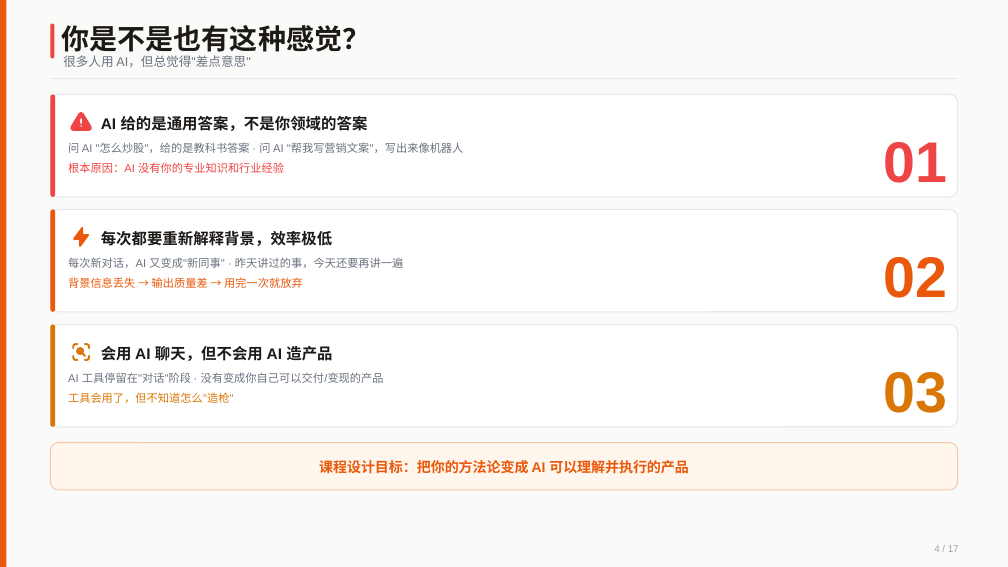
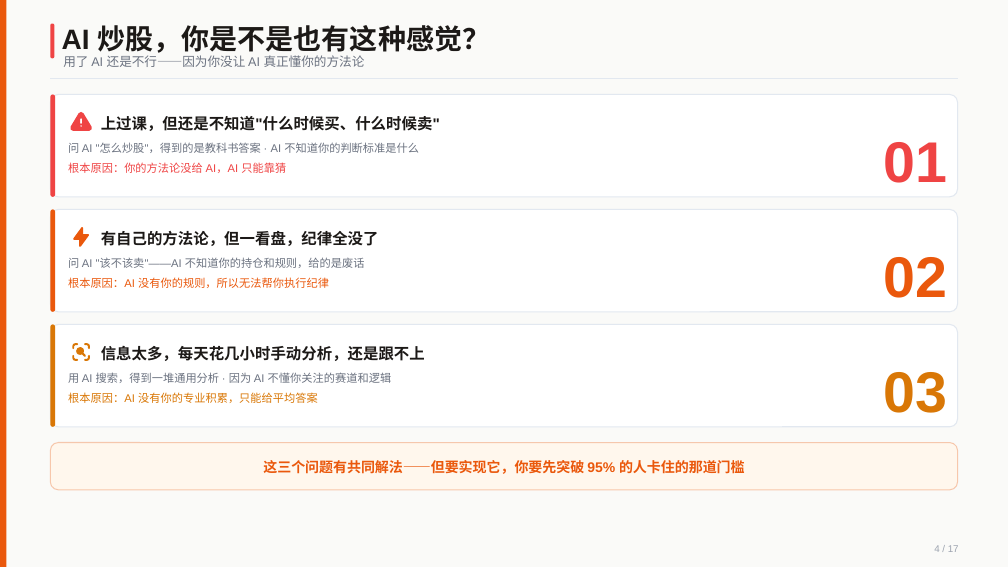
Before and after one commit to austinxyz/course-portal, a slide deck: slide 4 of dl/webinar-s4-stock-0717.pptx. Drawn at 1008x567 pixels with LibreOffice and Linux fonts; fonts in the diff are those of the drawing. Boxes give left, top, right and bottom in pixels: in the first picture for what was removed or moved away, otherwise in the second. Text is boxed around its words. In the diff, an @@ line names an element or a change of style, - is before the commit and + after.

```diff
--- a/dl/webinar-s4-stock-0717.pptx
+++ b/dl/webinar-s4-stock-0717.pptx
@@ text at (62, 25, 491, 57): text changed @@
-你是不是也有这种感觉？
+AI 炒股，你是不是也有这种感觉？
@@ text removed at (63, 55, 250, 67) @@
-很多人用 AI，但总觉得"差点意思"
@@ text added at (63, 55, 365, 67), 9 pt, text #6B7280 @@
+用了 AI 还是不行——因为你没让 AI 真正懂你的方法论
@@ text removed at (101, 116, 368, 131) @@
-AI 给的是通用答案，不是你领域的答案
@@ text added at (101, 116, 440, 131), 11 pt, text #1C1917, bold @@
+上过课，但还是不知道"什么时候买、什么时候卖"
@@ text at (68, 142, 419, 153): text changed @@
-问 AI "怎么炒股"，给的是教科书答案 · 问 AI "帮我写营销文案"，写出来像机器人
+问 AI "怎么炒股"，得到的是教科书答案 · AI 不知道你的判断标准是什么
@@ text at (68, 162, 286, 173): text changed @@
-根本原因：AI 没有你的专业知识和行业经验
+根本原因：你的方法论没给 AI，AI 只能靠猜
@@ text at (101, 231, 379, 246): text changed @@
-每次都要重新解释背景，效率极低
+有自己的方法论，但一看盘，纪律全没了
@@ text at (68, 257, 365, 268): text changed @@
-每次新对话，AI 又变成"新同事" · 昨天讲过的事，今天还要再讲一遍
+问 AI "该不该卖"——AI 不知道你的持仓和规则，给的是废话
@@ text at (68, 277, 329, 288): text changed @@
-背景信息丢失 → 输出质量差 → 用完一次就放弃
+根本原因：AI 没有你的规则，所以无法帮你执行纪律
@@ text removed at (101, 346, 332, 361) @@
-会用 AI 聊天，但不会用 AI 造产品
@@ text added at (101, 346, 425, 361), 11 pt, text #1C1917, bold @@
+信息太多，每天花几小时手动分析，还是跟不上
@@ text at (68, 372, 392, 383): text changed @@
-AI 工具停留在"对话"阶段 · 没有变成你自己可以交付/变现的产品
+用 AI 搜索，得到一堆通用分析 · 因为 AI 不懂你关注的赛道和逻辑
@@ text removed at (68, 392, 234, 403) @@
-工具会用了，但不知道怎么"造枪"
@@ text added at (68, 392, 318, 403), 8 pt, text #D97706 @@
+根本原因：AI 没有你的专业积累，只能给平均答案
@@ text at (263, 460, 745, 474): text changed @@
-课程设计目标：把你的方法论变成 AI 可以理解并执行的产品
+这三个问题有共同解法——但要实现它，你要先突破 95% 的人卡住的那道门槛
```
Also in this commit, not shown: 9 other slides changed, 2 slides added, 1 slide removed, 5 other files.
